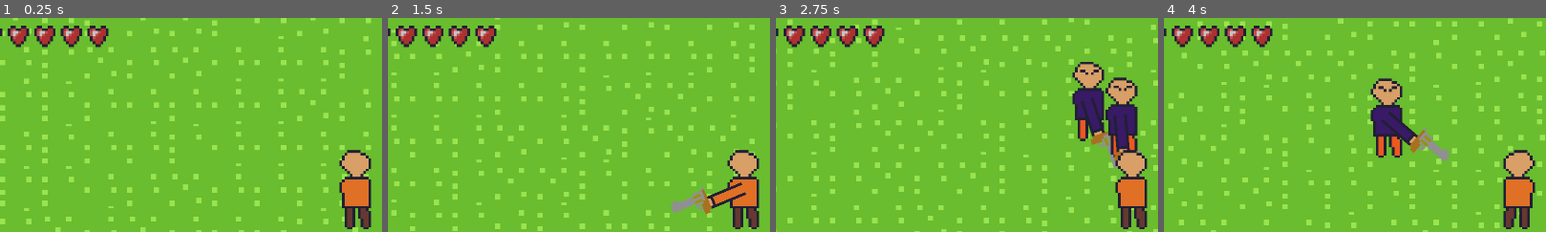
Above: before the commit, frames 1-4 (left to right).
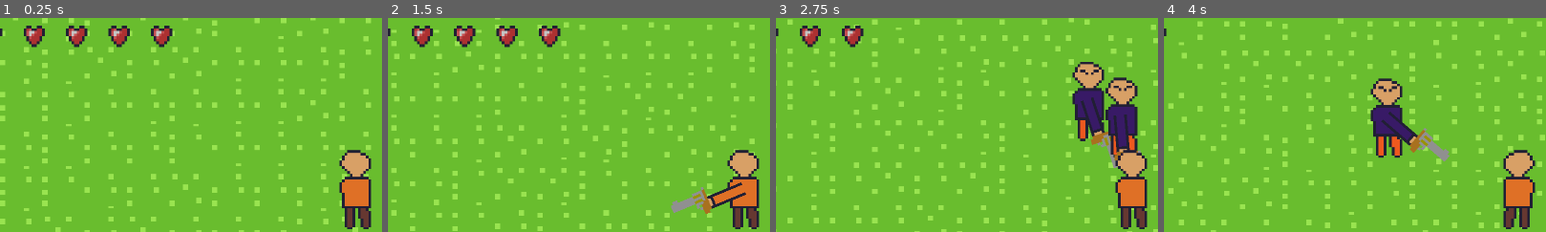
Above: after the commit, the same moments.

Repository: Mostafa-Nashat/shooter
Game: Godot game, scene res://scenes/root.tscn
Two runs of this game, one before a commit and one after it. Both use one fixed random seed, a clock stepped at 60 frames per second and the inputs below.
Inputs (mouse positions are % of the whole screen's width and height, from its top left):
- Up to frame 1 (0.25 s): no input
- Up to frame 2 (1.5 s): tap Enter at 0.5 s; move the mouse to (72, 45) at 0.52 s; hold D (right) 0.53-1.28 s; tap W (front) at 0.6 s; move the mouse to (30, 55) at 1.27 s; hold S (back) from 1.28 s (still down); right-click (30, 55) at 1.35 s
- Up to frame 3 (2.75 s): move the mouse to (60, 28) at 2.02 s; release S (back) at 2.03 s; hold D (right) from 2.03 s (still down); click (60, 28) at 2.1 s
- Up to frame 4 (4 s): move the mouse to (45, 70) at 2.77 s; tap W (front) at 2.85 s; move the mouse to (80, 65) at 3.52 s; release D (right) at 3.53 s; hold A (left) from 3.53 s (still down); right-click (80, 65) at 3.6 s
The pictures show only the part of the screen within x 4-54%, y 1-51%; the shares and areas given below are measured in that part.

The runs differ from the first frame. In frame 1, 2.7% of the frame differs, in the area x 2-46%, y 3-14%; in frame 2, 2.7%; in frame 3, 1.9%; in frame 4, 1.7%.

Commit message:
made healthbar reactive

Diff:
--- a/scenes/player/player.gd
+++ b/scenes/player/player.gd
@@ -23,7 +23,6 @@
 		ui_manager.add_weapon_display(gun.weapon.sprite)
 	if sword.weapon:
 		ui_manager.add_weapon_display(sword.weapon.sprite)
-	ui_manager.add_hearts(5)
 	health.set_health(5)
 
 func _physics_process(_delta: float) -> void:
--- a/scenes/player/player.tscn
+++ b/scenes/player/player.tscn
@@ -150,7 +150,7 @@
 position = Vector2(0.5, 0)
 shape = SubResource("RectangleShape2D_kvlxm")
 
-[node name="UI_manager" type="Node2D" parent="." unique_id=382332147 node_paths=PackedStringArray("weapons", "health_bar")]
+[node name="UI_manager" type="Node2D" parent="." unique_id=382332147 node_paths=PackedStringArray("weapons", "health_bar", "health")]
 script = ExtResource("5_qek5x")
 weapons = NodePath("weapons")
 left_frame_sprite = ExtResource("11_ugbui")
@@ -159,7 +159,8 @@
 single_frame_sprite = ExtResource("14_kvlxm")
 health_bar = NodePath("health")
 heart_texture = ExtResource("17_uf5tr")
-heart_distance = 10.0
+heart_distance = 8.0
+health = NodePath("../HealthManager")
 metadata/_custom_type_script = "uid://ch5tr6awtfhui"
 
 [node name="weapons" type="Node2D" parent="UI_manager" unique_id=1666946258]
--- a/scenes/player/ui.gd
+++ b/scenes/player/ui.gd
@@ -12,6 +12,7 @@
 @export var health_bar: Node2D
 @export var heart_texture: Texture2D
 @export var heart_distance: float
+@export var health: HealthManager
 
 var number_of_weapon_frames: int = 0
 
@@ -50,10 +51,33 @@
 	weapons.add_child(frame)
 	number_of_weapon_frames += 1
 
+func _ready() -> void:
+	if health:
+		add_hearts(int(health.health))
+
+func _process(delta: float) -> void:
+	update_hearts(int(health.health))
+
+func update_hearts(health: int):
+	var number_of_hearts := health_bar.get_child_count()
+	if number_of_hearts == health:
+		return
+	if number_of_hearts < health:
+		add_hearts(health - number_of_hearts)
+	if number_of_hearts > health:
+		remove_hearts(number_of_hearts - health)
+
+func remove_hearts(damage: int):
+	var children := health_bar.get_children()
+	print(damage)
+	for index in range(damage):
+		var node: Node = children.pop_back()
+		health_bar.remove_child(node)
 
 func add_hearts(health: int):
 	for index in range(health):
+		var number_of_hearts = health_bar.get_child_count()
 		var heart_sprite := Sprite2D.new()
 		heart_sprite.texture = heart_texture
-		heart_sprite.position.x = index * heart_distance
+		heart_sprite.position.x = (index + number_of_hearts) * heart_distance
 		health_bar.add_child(heart_sprite)
